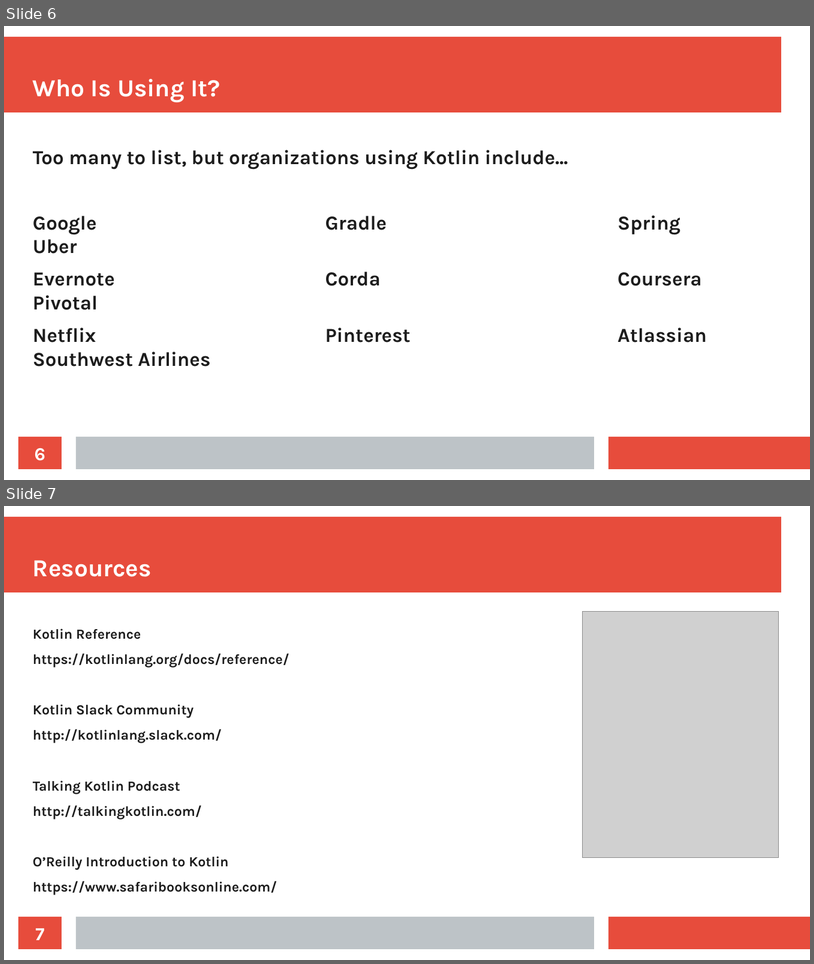
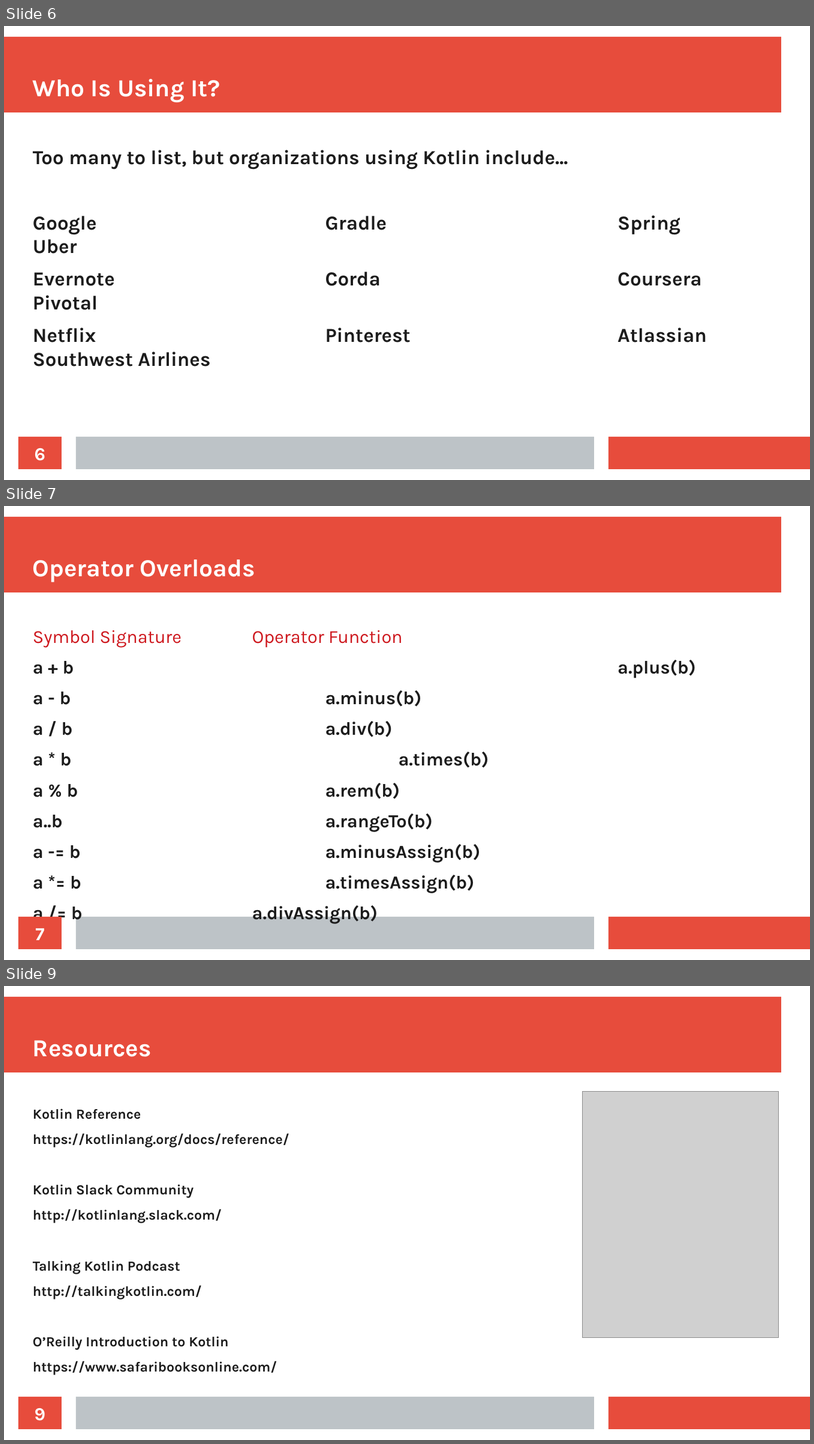
Before and after one commit to thomasnield/kotlin_for_java_devs_talk, a slide deck: slides.odp. Shown one above the other, each under a label of ours: slides 6 and 7 before the commit, slides 6, 7 and 9 after it; the slides between them are not shown. The pictures are 814x964 and 814x1444 pixels, drawn with LibreOffice and Linux fonts; fonts in the diff are those of the drawing; grey boxes stand for pictures. Boxes give left, top, right and bottom in pixels: in the first picture for what was removed or moved away, otherwise in the second. Text is boxed around its words. In the diff, an @@ line names an element or a change of style, - is before the commit and + after.

```diff
--- a/slides.odp
+++ b/slides.odp
@@ slide 7 added at bbox=[4, 506, 810, 960], background #FFFFFF; not listed: 3 template elements that a slide beside it also shows @@
@@ title added at bbox=[33, 559, 255, 582], 24 pt, text #FFFFFF, bold @@
+Operator Overloads
@@ text added at bbox=[33, 630, 696, 924], 18 pt, text #1C1C1C, bold @@
+Symbol Signature Operator Function
+a + b a.plus(b)
+a - b a.minus(b)
+a / b a.div(b)
+a * b a.times(b)
+a % b a.rem(b)
+a..b a.rangeTo(b)
+a -= b a.minusAssign(b)
+a *= b a.timesAssign(b)
+a /= b a.divAssign(b)
@@ page number added at bbox=[18, 916, 62, 949], fill #E74C3C, 18 pt, text #FFFFFF, bold @@
+7
@@ what was slide 7 is now slide 9 @@
@@ page number at bbox=[35, 1408, 46, 1420]: text changed @@
-7
+9
```
Also in this commit, not shown: 2 other slides added, 22 other files.
